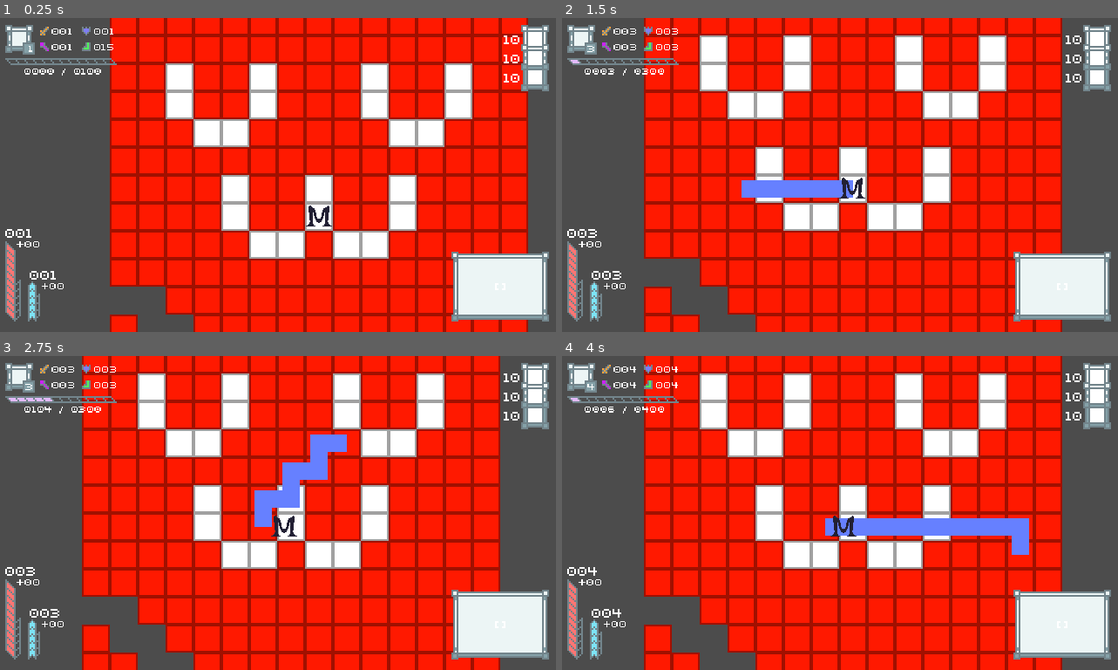
Above: before the commit, frames 1-4 (two rows, left to right).
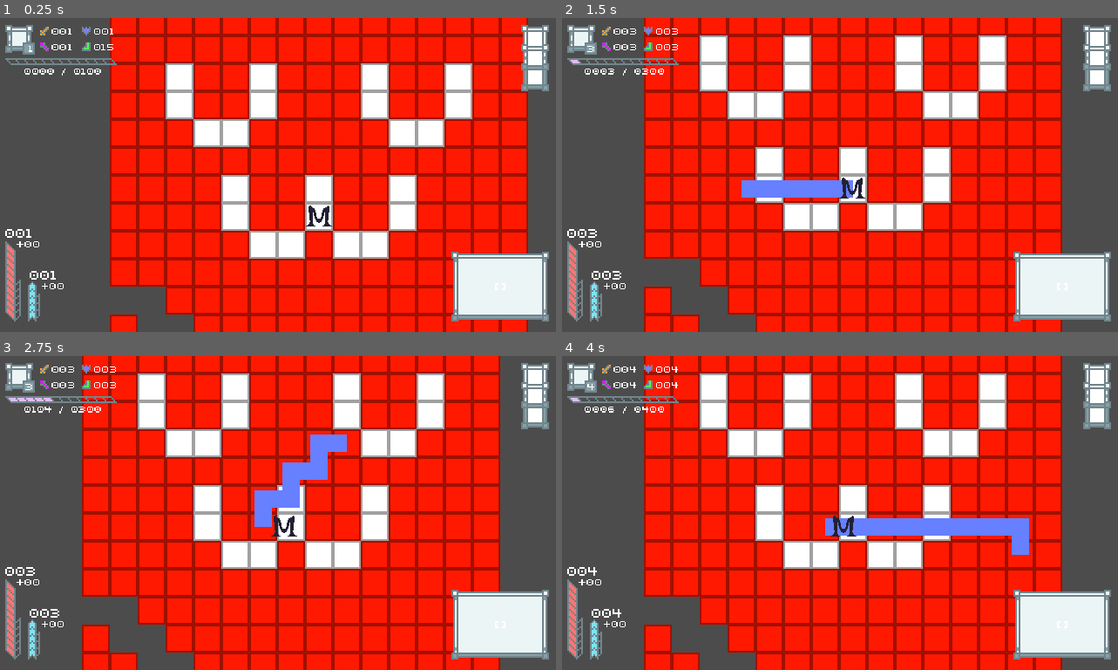
Above: after the commit, the same moments.

Repository: davidas13/pixelMOBA
Game: Godot game, scene res://arena/debug/debug_arena.tscn
Two runs of this game, one before a commit and one after it. Both use one fixed random seed, a clock stepped at 60 frames per second and the inputs below. The project has no main scene, so this scene is started directly.
Inputs (mouse positions are in pixels of both pictures, inside the frame that each line leads up to):
- Up to frame 1 (0.25 s): no input
- Up to frame 2 (1.5 s): tap Enter (ui_accept) at 0.5, 0.77, 1.25 s; move the mouse to (1062, 288) at 0.52 s; click (1062, 288) at 0.67 s; move the mouse to (728, 190) at 1.27 s; click (728, 190) at 1.42 s
- Up to frame 3 (2.75 s): tap Enter (ui_accept) at 1.52 s; move the mouse to (333, 443) at 2.02 s; click (333, 443) at 2.17 s
- Up to frame 4 (4 s): move the mouse to (812, 575) at 2.77 s; click (812, 575) at 2.92 s; tap Enter (ui_accept) at 3.02, 3.77 s; move the mouse to (1006, 560) at 3.52 s; click (1006, 560) at 3.67 s

The runs differ from the first frame. In frame 1, 0.1% of the frame differs, in the area x 90-94%, y 5-21%; in frame 2, 0.1%; in frame 3, 0.1%; in frame 4, 0.1%.

Commit message:
Added ability UI

Diff:
--- a/ability/ability.gd
+++ b/ability/ability.gd
@@ -2,3 +2,5 @@
 class_name Ability
 
 export var cooldown := 0.0
+export var icon: Texture = null
+export var cost := 0
--- a/character/character.gd
+++ b/character/character.gd
@@ -15,6 +15,9 @@
 signal died(source)
 # warning-ignore:unused_signal
 signal killed(target)
+
+signal ability_changed(ability, idx)
+signal ability_used(ability, idx)
 
 onready var area := $Area2D
 onready var sprite := $Sprite
--- a/player/local_player.gd
+++ b/player/local_player.gd
@@ -24,6 +24,11 @@
 		# warning-ignore:return_value_discarded
 		character.connect("bonus_changed", hud, "_character_bonus_changed")
 
+# warning-ignore:return_value_discarded
+		character.connect("ability_used", hud.ability_container, "_character_ability_used")
+# warning-ignore:return_value_discarded
+		character.connect("ability_changed", hud.ability_container, "_character_ability_changed")
+
 		character.initialize()
 
 
--- a/player/local_player.tscn
+++ b/player/local_player.tscn
@@ -37,5 +37,14 @@
 "_edit_use_anchors_": false
 }
 
+[node name="ScreenTint" type="ColorRect" parent="CanvasLayer"]
+visible = false
+anchor_right = 1.0
+anchor_bottom = 1.0
+color = Color( 0.341176, 0.341176, 0.341176, 0.698039 )
+__meta__ = {
+"_edit_use_anchors_": false
+}
+
 [node name="Line2D" type="Line2D" parent="."]
 position = Vector2( 8, 8 )
--- a/project.godot
+++ b/project.godot
@@ -58,6 +58,11 @@
 
 config/name="pixelMOBA"
 config/icon="res://icon.png"
+
+[debug]
+
+settings/stdout/print_fps=true
+settings/stdout/verbose_stdout=true
 
 [display]
 
--- a/ui/hud/ability_container.gd
+++ b/ui/hud/ability_container.gd
@@ -1,22 +1,36 @@
 extends TextureRect
+
+export var ready_color := Color(1.0, 1.0, 1.0)
+export var cooldown_color := Color(0.75, 0.75, 0.75)
 
 onready var vbox_container := $VBoxContainer
 
 func _character_ability_used(ability: Ability, idx: int) -> void:
 	var rect: TextureRect = vbox_container.get_child(idx)
-	var cooldown_layer := rect.get_node("CooldownLayer")
-	var tween := rect.get_node("Tween")
-	_tween_cooldown(tween, cooldown_layer, ability.cooldown)
+	_tween_cooldown(rect, ability.cooldown)
 
 
 func _character_ability_changed(ability: Ability, idx: int) -> void:
-	pass
+	var rect: TextureRect = vbox_container.get_child(idx)
+	var cost_label := rect.get_node("Cost")
+	if ability:
+		rect.texture = ability.texture
+		cost_label.text = ability.cost
+	else:
+		rect.texture = null
+		cost_label.text = ""
 
 
-func _tween_cooldown(tween: Tween, cooldown_layer: TextureProgress, cooldown: float) -> void:
+func _tween_cooldown(rect: TextureRect, cooldown: float) -> void:
+	var cooldown_layer: TextureProgress = rect.get_node("CooldownLayer")
+	var tween: Tween = rect.get_node("Tween")
+	var cost_label: Label = rect.get_node("Cost")
+	cost_label.add_color_override("font_color", cooldown_color)
+
 # warning-ignore:return_value_discarded
 	tween.stop_all()
 # warning-ignore:return_value_discarded
 	tween.interpolate_property(cooldown_layer, "value", cooldown_layer.max_value, 0, cooldown, Tween.TRANS_LINEAR, Tween.EASE_IN_OUT)
+	tween.interpolate_callback(cost_label, cooldown, "add_color_override", "font_color", ready_color)
 # warning-ignore:return_value_discarded
 	tween.start()
--- a/ui/hud/hud.tscn
+++ b/ui/hud/hud.tscn
@@ -371,6 +371,7 @@
 margin_top = 4.0
 margin_right = -4.0
 margin_bottom = 42.0
+mouse_filter = 2
 texture = ExtResource( 23 )
 script = ExtResource( 25 )
 __meta__ = {
@@ -386,16 +387,22 @@
 margin_top = -15.0
 margin_right = 4.0
 margin_bottom = 15.0
+mouse_filter = 2
 custom_constants/separation = 3
+__meta__ = {
+"_edit_use_anchors_": false
+}
 
 [node name="WeakAbility" type="TextureRect" parent="AbilityContainer/VBoxContainer"]
 margin_right = 8.0
 margin_bottom = 8.0
 rect_min_size = Vector2( 8, 8 )
+mouse_filter = 2
 
 [node name="CooldownLayer" type="TextureProgress" parent="AbilityContainer/VBoxContainer/WeakAbility"]
 anchor_right = 1.0
 anchor_bottom = 1.0
+mouse_filter = 2
 max_value = 32.0
 value = 1.0
 texture_progress = ExtResource( 24 )
@@ -411,9 +418,8 @@
 margin_left = -15.0
 margin_top = -4.0
 margin_right = -5.0
-margin_bottom = 4.0
-custom_fonts/font = ExtResource( 4 )
-text = "10"
+margin_bottom = 3.0
+custom_fonts/font = ExtResource( 4 )
 valign = 1
 __meta__ = {
 "_edit_use_anchors_": false
@@ -426,10 +432,12 @@
 margin_right = 8.0
 margin_bottom = 19.0
 rect_min_size = Vector2( 8, 8 )
+mouse_filter = 2
 
 [node name="CooldownLayer" type="TextureProgress" parent="AbilityContainer/VBoxContainer/StrongAbility"]
 anchor_right = 1.0
 anchor_bottom = 1.0
+mouse_filter = 2
 max_value = 32.0
 value = 1.0
 texture_progress = ExtResource( 24 )
@@ -447,7 +455,6 @@
 margin_right = -5.0
 margin_bottom = 4.0
 custom_fonts/font = ExtResource( 4 )
-text = "10"
 valign = 1
 __meta__ = {
 "_edit_use_anchors_": false
@@ -460,10 +467,12 @@
 margin_right = 8.0
 margin_bottom = 30.0
 rect_min_size = Vector2( 8, 8 )
+mouse_filter = 2
 
 [node name="CooldownLayer" type="TextureProgress" parent="AbilityContainer/VBoxContainer/UltimateAbility"]
 anchor_right = 1.0
 anchor_bottom = 1.0
+mouse_filter = 2
 max_value = 32.0
 value = 1.0
 texture_progress = ExtResource( 24 )
@@ -481,7 +490,6 @@
 margin_right = -5.0
 margin_bottom = 4.0
 custom_fonts/font = ExtResource( 4 )
-text = "10"
 valign = 1
 __meta__ = {
 "_edit_use_anchors_": false
